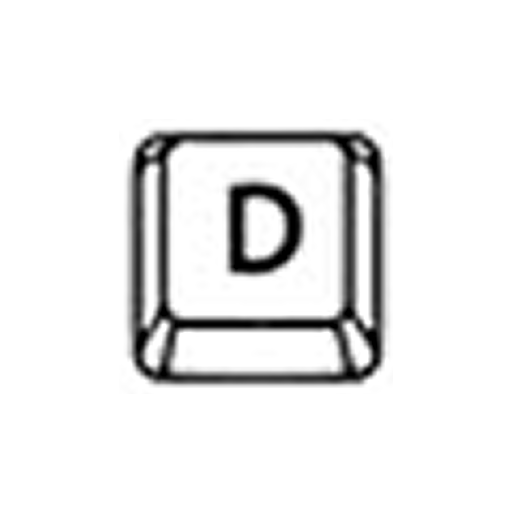
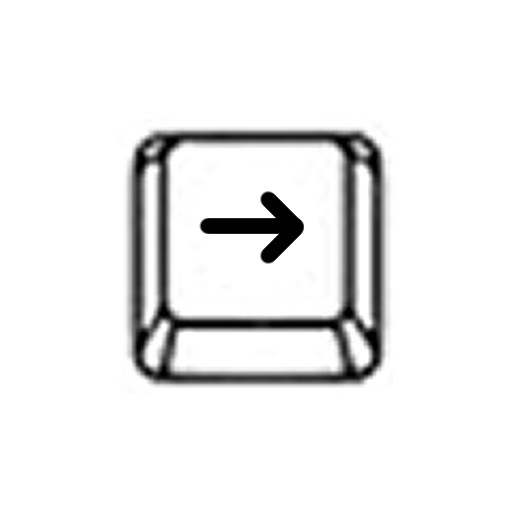
Revision of a layered w=512, h=512 image; what changed, layer by layer:
added layer "Layer 3 Copy" above "Layer 2 Copy 4" over (x1=199, y1=191, x2=304, y2=264)
painted on "Layer 2 Copy 4" over (x1=193, y1=162, x2=318, y2=287)
